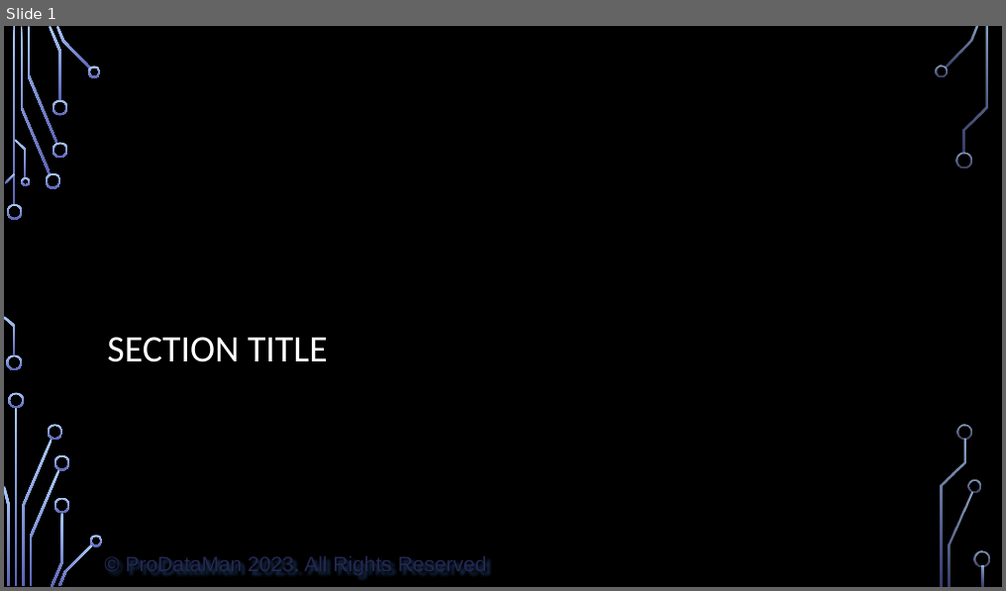
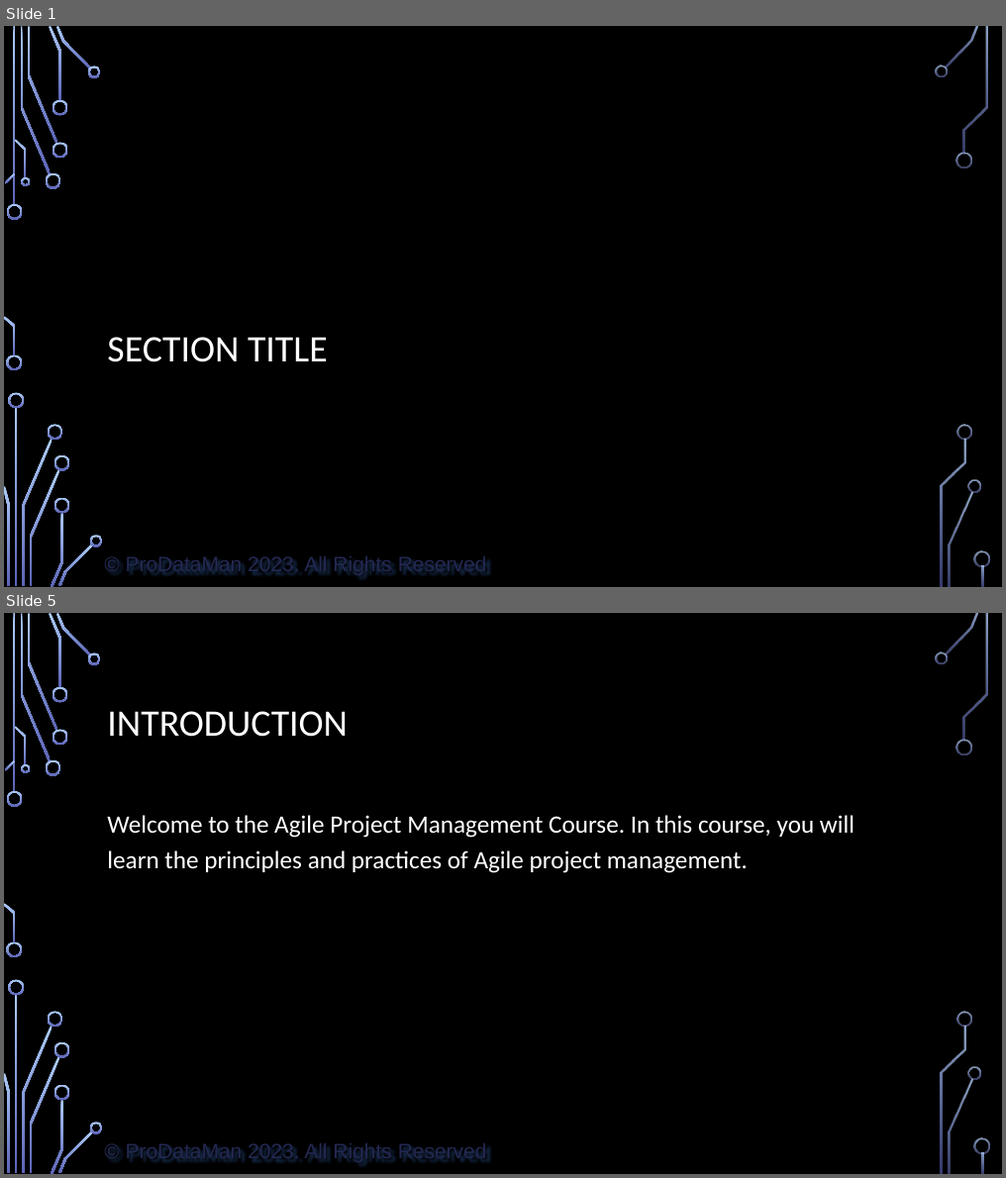
Before and after one commit to ProDataMan/Course-Outlines, a slide deck: Sample PowerPoint with Notes.pptx. Shown one above the other, each under a label of ours: slide 1 before the commit, slides 1 and 5 after it; the slides between them are not shown. The pictures are 1006x591 and 1006x1178 pixels, drawn with LibreOffice and Linux fonts; fonts in the diff are those of the drawing; background and template pictures are left out. Boxes give left, top, right and bottom in pixels: in the first picture for what was removed or moved away, otherwise in the second. Text is boxed around its words. In the diff, an @@ line names an element or a change of style, - is before the commit and + after.

```diff
--- a/Sample PowerPoint with Notes.pptx
+++ b/Sample PowerPoint with Notes.pptx
@@ slide 5 added at [4, 613, 1002, 1174], background picture (left out); not listed: 37 template elements that a slide beside it also shows @@
@@ title added at [107, 711, 348, 737], 27 pt, text #FFFFFF @@
+INTRODUCTION
@@ text added at [107, 815, 854, 873], 18 pt, text #FFFFFF @@
+Welcome to the Agile Project Management Course. In this course, you will learn the principles and practices of Agile project management.
```
Also in this commit, not shown: 1 slide changed, 20 other slides added, 4 slides removed, 3 other files.
